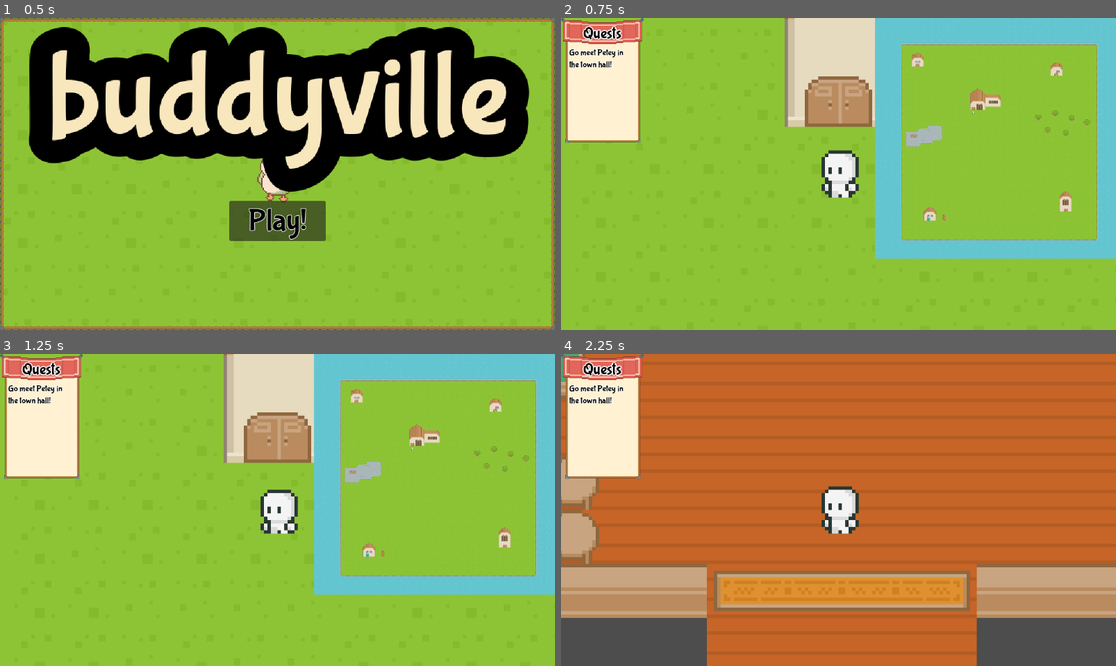
Above: before the commit, frames 1-4 (two rows, left to right).
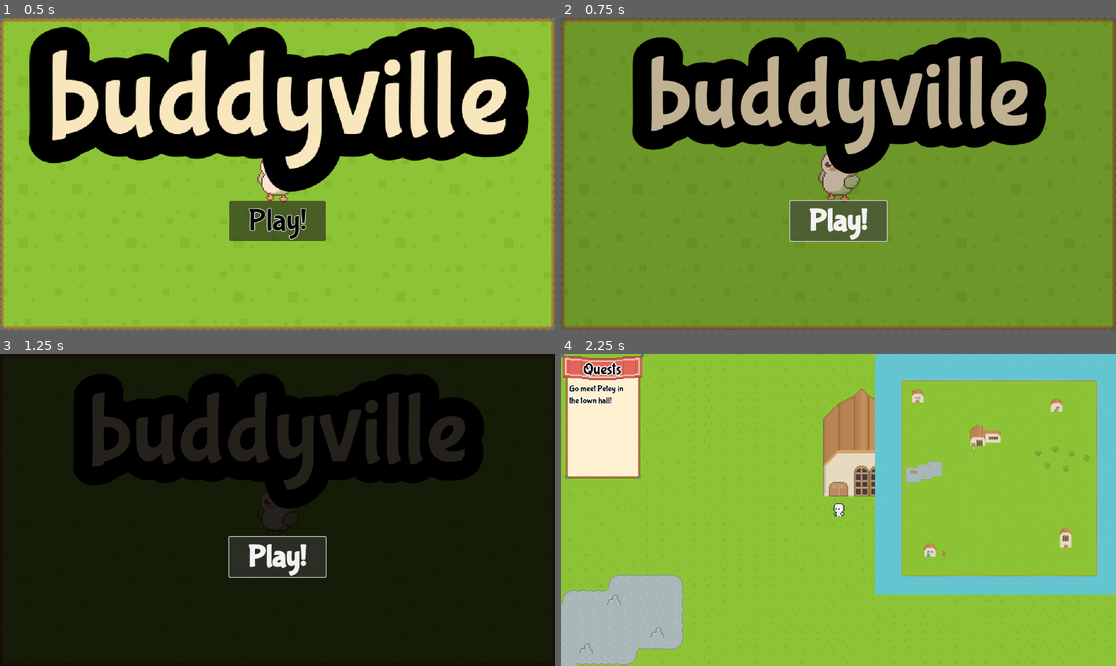
Above: after the commit, the same moments.

Repository: LKenny26/Buddyville
Game: Godot game, scene res://scenes/start.tscn
Two runs of this game, one before a commit and one after it. Both use one fixed random seed, a clock stepped at 60 frames per second and the inputs below.
Inputs (mouse positions are in pixels of both pictures, inside the frame that each line leads up to):
- Up to frame 1 (0.5 s): no input
- Up to frame 2 (0.75 s): click "Play!" at 0.5 s
- Up to frame 3 (1.25 s): no input
- Up to frame 4 (2.25 s): click (838, 556) at 1.25 s, where only the run after the commit has a clickable "Play!"; tap Enter (Next) at 2 s; drag from (838, 435) to (921, 475) at 2.02 s

Frame 1 is identical in both runs. In frame 2, 100% of the frame differs, in the area x 0-100%, y 0-100%; in frame 3, 100%; in frame 4, 95%.

Commit message:
added transitions between scenes

Diff:
--- a/buddyville/scenes/indoors.gd
+++ b/buddyville/scenes/indoors.gd
@@ -6,4 +6,16 @@
 func _on_exit_body_entered(body: Node2D) -> void:
 	if body == $player:
 		print("exit")
-		get_tree().change_scene_to_file("res://scenes/main.tscn")
+		$player.process_mode = Node.PROCESS_MODE_DISABLED
+		var main_res = load("res://scenes/main.tscn")
+		var main = main_res.instantiate()
+		get_tree().get_root().add_child(main)
+		main.get_node("./player").process_mode = Node.PROCESS_MODE_DISABLED
+		main.visible = false
+		main.get_node("./MiniMap").visible = false
+		main.get_node("./player/QuestHUD").visible = false
+		var tween = get_tree().create_tween()
+		tween.tween_property($player/Dimmer/ColorRect, "color", Color.BLACK, 0.8)
+		tween.tween_callback(func(): main.get_node("./MiniMap").visible = true; main.get_node("./player/QuestHUD").visible = true; main.visible = true; main.get_node("./player").process_mode = Node.PROCESS_MODE_ALWAYS)
+		tween.tween_callback(Callable(self, "queue_free"))
+		tween.tween_callback(func(): get_tree().current_scene = main)
--- a/buddyville/scenes/main.gd
+++ b/buddyville/scenes/main.gd
@@ -3,6 +3,7 @@
 
 # Called when the node enters the scene tree for the first time.
 func _ready() -> void:
+	$Map.connect("entered_building", Callable(self, "switch_indoor"))
 	$player.pause.connect(minimap_toggle)
 	$player.position = GameState.player_spawn_pos
 	if GameState.villager_state["Monkey"]["dead"]:
@@ -35,3 +36,11 @@
 		if GameState.game_state == GameState.BURY && GameState.grave_state == GameState.NOT_DUG:
 			$hole.visible = true
 			GameState.grave_state = GameState.DUG
+
+
+func switch_indoor():
+
+	queue_free()
+	#tween.tween_callback(func(): main.get_node("./player/QuestHUD").visible = true; main.visible = true; main.get_node("./player").process_mode = Node.PROCESS_MODE_INHERIT)
+	#tween.tween_callback(Callable(self, "free"))
+	#tween.tween_callback(func(): get_tree().current_scene = main)
--- a/buddyville/scenes/map.gd
+++ b/buddyville/scenes/map.gd
@@ -1,6 +1,6 @@
 extends Node2D
 
-
+signal entered_building()
 # Called when the node enters the scene tree for the first time.
 func _ready() -> void:
 	pass # Replace with function body.
@@ -17,7 +17,10 @@
 		GameState.inventory = get_node("../player").inventory
 		GameState.player_spawn_pos = $door1.global_position
 		GameState.player_spawn_pos.y += 20
-		get_tree().change_scene_to_file("res://scenes/indoors.tscn")
+		var tween = get_tree().create_tween()
+		get_node("../player").process_mode = Node.PROCESS_MODE_DISABLED
+		tween.tween_property(get_node("../player/Dimmer/ColorRect"), "color", Color.BLACK, 0.8)
+		tween.tween_callback(Callable(get_tree(), "change_scene_to_file").bind("res://scenes/indoors.tscn"))
 
 # sends player to owl's house when clicking the door
 func _on_door_2_input_event(viewport: Node, event: InputEvent, shape_idx: int) -> void:
@@ -26,7 +29,10 @@
 		GameState.inventory = get_node("../player").inventory
 		GameState.player_spawn_pos = $door2.global_position
 		GameState.player_spawn_pos.y += 20
-		get_tree().change_scene_to_file("res://scenes/indoors.tscn")
+		var tween = get_tree().create_tween()
+		get_node("../player").process_mode = Node.PROCESS_MODE_DISABLED
+		tween.tween_property(get_node("../player/Dimmer/ColorRect"), "color", Color.BLACK, 0.8)
+		tween.tween_callback(Callable(get_tree(), "change_scene_to_file").bind("res://scenes/indoors.tscn"))
 
 # sends player to porcupine's house when clicking the door
 func _on_door_3_input_event(viewport: Node, event: InputEvent, shape_idx: int) -> void:
@@ -35,7 +41,10 @@
 		GameState.inventory = get_node("../player").inventory
 		GameState.player_spawn_pos = $door3.global_position
 		GameState.player_spawn_pos.y += 20
-		get_tree().change_scene_to_file("res://scenes/indoors.tscn")
+		var tween = get_tree().create_tween()
+		get_node("../player").process_mode = Node.PROCESS_MODE_DISABLED
+		tween.tween_property(get_node("../player/Dimmer/ColorRect"), "color", Color.BLACK, 0.8)
+		tween.tween_callback(Callable(get_tree(), "change_scene_to_file").bind("res://scenes/indoors.tscn"))
 
 # sends player to rabbit's house when clicking the door
 func _on_door_4_input_event(viewport: Node, event: InputEvent, shape_idx: int) -> void:
@@ -44,7 +53,10 @@
 		GameState.inventory = get_node("../player").inventory
 		GameState.player_spawn_pos = $door4.global_position
 		GameState.player_spawn_pos.y += 20
-		get_tree().change_scene_to_file("res://scenes/indoors.tscn")
+		var tween = get_tree().create_tween()
+		get_node("../player").process_mode = Node.PROCESS_MODE_DISABLED
+		tween.tween_property(get_node("../player/Dimmer/ColorRect"), "color", Color.BLACK, 0.8)
+		tween.tween_callback(Callable(get_tree(), "change_scene_to_file").bind("res://scenes/indoors.tscn"))
 
 
 func _on_door_townhall_input_event(viewport: Node, event: InputEvent, shape_idx: int) -> void:
@@ -53,4 +65,7 @@
 		GameState.inventory = get_node("../player").inventory
 		GameState.player_spawn_pos = $door_townhall.global_position
 		GameState.player_spawn_pos.y += 20
-		get_tree().change_scene_to_file("res://scenes/town_hall.tscn")
+		var tween = get_tree().create_tween()
+		get_node("../player").process_mode = Node.PROCESS_MODE_DISABLED
+		tween.tween_property(get_node("../player/Dimmer/ColorRect"), "color", Color.BLACK, 0.8)
+		tween.tween_callback(Callable(get_tree(), "change_scene_to_file").bind("res://scenes/town_hall.tscn"))
--- a/buddyville/scenes/player.tscn
+++ b/buddyville/scenes/player.tscn
@@ -704,7 +704,7 @@
 shape = SubResource("CircleShape2D_ht1qo")
 
 [node name="Camera2D" type="Camera2D" parent="."]
-zoom = Vector2(7, 7)
+zoom = Vector2(2, 2)
 
 [node name="QuestHUD" parent="." instance=ExtResource("8_ychi4")]
 
@@ -726,5 +726,16 @@
 [node name="Map" parent="RegularHud/Control" instance=ExtResource("8_tsat4")]
 scale = Vector2(0.5, 0.5)
 
+[node name="Dimmer" type="CanvasLayer" parent="."]
+
+[node name="ColorRect" type="ColorRect" parent="Dimmer"]
+top_level = true
+anchors_preset = 15
+anchor_right = 1.0
+anchor_bottom = 1.0
+grow_horizontal = 2
+grow_vertical = 2
+color = Color(0, 0, 0, 0)
+
 [connection signal="body_entered" from="Area2D" to="." method="_on_area_2d_body_entered"]
 [connection signal="body_exited" from="Area2D" to="." method="_on_area_2d_body_exited"]
--- a/buddyville/scenes/start.gd
+++ b/buddyville/scenes/start.gd
@@ -24,4 +24,14 @@
 	pass
 
 func _on_button_pressed():
-	get_tree().change_scene_to_file("res://scenes/main.tscn")
+	var main_res = load("res://scenes/main.tscn")
+	var main = main_res.instantiate()
+	get_tree().get_root().add_child(main)
+	var tween = get_tree().create_tween()
+	main.visible = false
+	main.get_node("./MiniMap").visible = false
+	main.get_node("./player/QuestHUD").visible = false
+	tween.tween_property($CanvasLayer/ColorRect, "color", Color.BLACK, 0.8)
+	tween.tween_callback(func(): main.get_node("./MiniMap").visible = true; main.get_node("./player/QuestHUD").visible = true; main.visible = true)
+	tween.tween_callback(Callable(self, "queue_free"))
+	tween.tween_callback(func(): get_tree().current_scene = main)
--- a/buddyville/scenes/start.tscn
+++ b/buddyville/scenes/start.tscn
@@ -4,22 +4,6 @@
 [ext_resource type="PackedScene" uid="uid://ugtasvri7j35" path="res://scenes/main.tscn" id="1_4wnxm"]
 [ext_resource type="Theme" uid="uid://xj8wnav5qibl" path="res://resources/gameres/ui_theme.tres" id="1_akpvl"]
 [ext_resource type="Texture2D" uid="uid://ulu5htyfwcd5" path="res://resources/ui/Tiles/Large tiles/Thick outline/tile_0019.png" id="4_cgyia"]
-
-[sub_resource type="Animation" id="Animation_ensy6"]
-resource_name = "new_animation"
-loop_mode = 1
-tracks/0/type = "value"
-tracks/0/imported = false
-tracks/0/enabled = true
-tracks/0/path = NodePath("Label:scale")
-tracks/0/interp = 1
-tracks/0/loop_wrap = true
-tracks/0/keys = {
-"times": PackedFloat32Array(0, 0.5, 1),
-"transitions": PackedFloat32Array(3.24901, 0.353554, 3.36358),
-"update": 0,
-"values": [Vector2(1, 1), Vector2(1.25, 1.25), Vector2(1, 1)]
-}
 
 [sub_resource type="Animation" id="Animation_jli6x"]
 length = 0.001
@@ -38,6 +22,22 @@
 
 [sub_resource type="Animation" id="Animation_getu0"]
 resource_name = "anim"
+
+[sub_resource type="Animation" id="Animation_ensy6"]
+resource_name = "new_animation"
+loop_mode = 1
+tracks/0/type = "value"
+tracks/0/imported = false
+tracks/0/enabled = true
+tracks/0/path = NodePath("Label:scale")
+tracks/0/interp = 1
+tracks/0/loop_wrap = true
+tracks/0/keys = {
+"times": PackedFloat32Array(0, 0.5, 1),
+"transitions": PackedFloat32Array(3.24901, 0.353554, 3.36358),
+"update": 0,
+"values": [Vector2(1, 1), Vector2(1.25, 1.25), Vector2(1, 1)]
+}
 
 [sub_resource type="AnimationLibrary" id="AnimationLibrary_qhk3t"]
 _data = {
@@ -110,6 +110,15 @@
 grow_vertical = 2
 theme_override_styles/panel = SubResource("StyleBoxTexture_5gc0x")
 
+[node name="ColorRect" type="ColorRect" parent="CanvasLayer"]
+top_level = true
+anchors_preset = 15
+anchor_right = 1.0
+anchor_bottom = 1.0
+grow_horizontal = 2
+grow_vertical = 2
+color = Color(0, 0, 0, 0)
+
 [node name="Button" type="Button" parent="CanvasLayer"]
 anchors_preset = -1
 anchor_left = 0.5
--- a/buddyville/scenes/town_hall.gd
+++ b/buddyville/scenes/town_hall.gd
@@ -7,4 +7,16 @@
 func _on_area_2d_body_entered(body: Node2D) -> void:
 	if body == $player:
 		print("exit")
-		get_tree().change_scene_to_file("res://scenes/main.tscn")
+		$player.process_mode = Node.PROCESS_MODE_DISABLED
+		var main_res = load("res://scenes/main.tscn")
+		var main = main_res.instantiate()
+		get_tree().get_root().add_child(main)
+		main.get_node("./player").process_mode = Node.PROCESS_MODE_DISABLED
+		main.visible = false
+		main.get_node("./MiniMap").visible = false
+		main.get_node("./player/QuestHUD").visible = false
+		var tween = get_tree().create_tween()
+		tween.tween_property($player/Dimmer/ColorRect, "color", Color.BLACK, 0.8)
+		tween.tween_callback(func(): main.get_node("./MiniMap").visible = true; main.get_node("./player/QuestHUD").visible = true; main.visible = true; main.get_node("./player").process_mode = Node.PROCESS_MODE_ALWAYS)
+		tween.tween_callback(Callable(self, "queue_free"))
+		tween.tween_callback(func(): get_tree().current_scene = main)
--- a/buddyville/scripts/player.gd
+++ b/buddyville/scripts/player.gd
@@ -90,8 +90,7 @@
 		else:
 			get_node("AnimatedSprite2D").play("idle-down")
 	move_and_collide(direction * speed * delta) # cheat to get it to move and collide right
-
-
+	print("player pos:" + str(get_position_delta()))
 	#---------------- Pause Menu ----------------------
 	if Input.is_action_just_pressed("escape"):
 		emit_signal("pause")
Not shown: 1 places in buddyville/scenes/dialogue_hud.tscn that only renumber resources
Not shown, added: buddyville/scenes/towBECD.tmp
Not shown, added: buddyville/scenes/towD505.tmp
